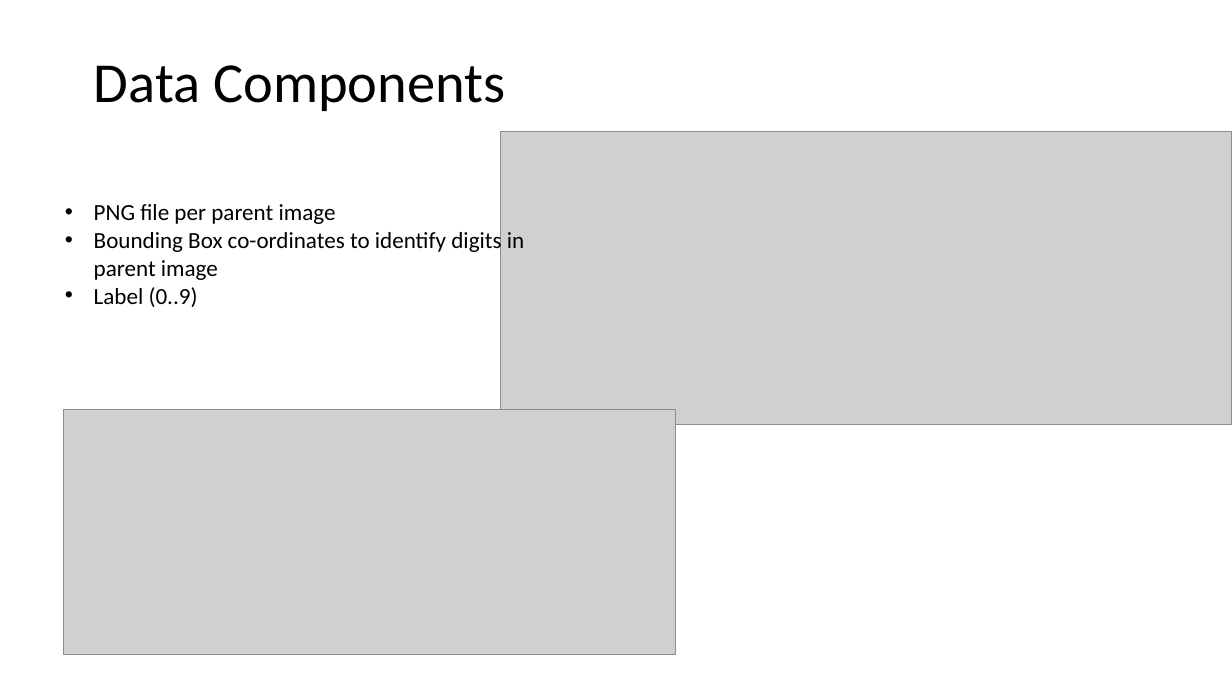
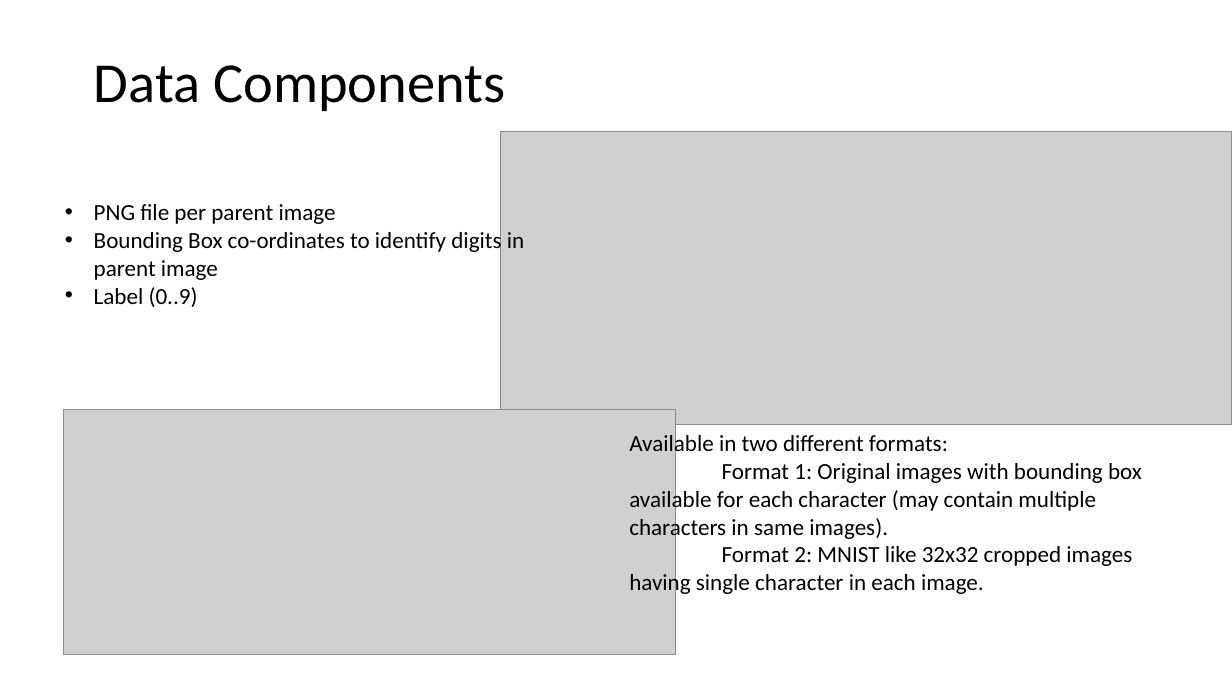
Before and after one commit to BillGrieser-GW/Final-Project-Group-7, a slide deck: slide 4 of Final-Group-Presentation/Group7.pptx. Drawn at 1232x693 pixels with LibreOffice and Linux fonts; fonts in the diff are those of the drawing; grey boxes stand for pictures. Boxes give left, top, right and bottom in pixels: in the first picture for what was removed or moved away, otherwise in the second. Text is boxed around its words. In the diff, an @@ line names an element or a change of style, - is before the commit and + after.

Commit message:
With new presentation

```diff
--- a/Final-Group-Presentation/Group7.pptx
+++ b/Final-Group-Presentation/Group7.pptx
@@ text added at bbox=[629, 432, 1142, 597], 18 pt, text #000000 @@
+Available in two different formats:
+Format 1: Original images with bounding box available for each character (may contain multiple characters in same images).
+Format 2: MNIST like 32x32 cropped images having single character in each image.
```
Also in this commit, not shown: 16 slides added, 2 slides removed, 3 other files.
